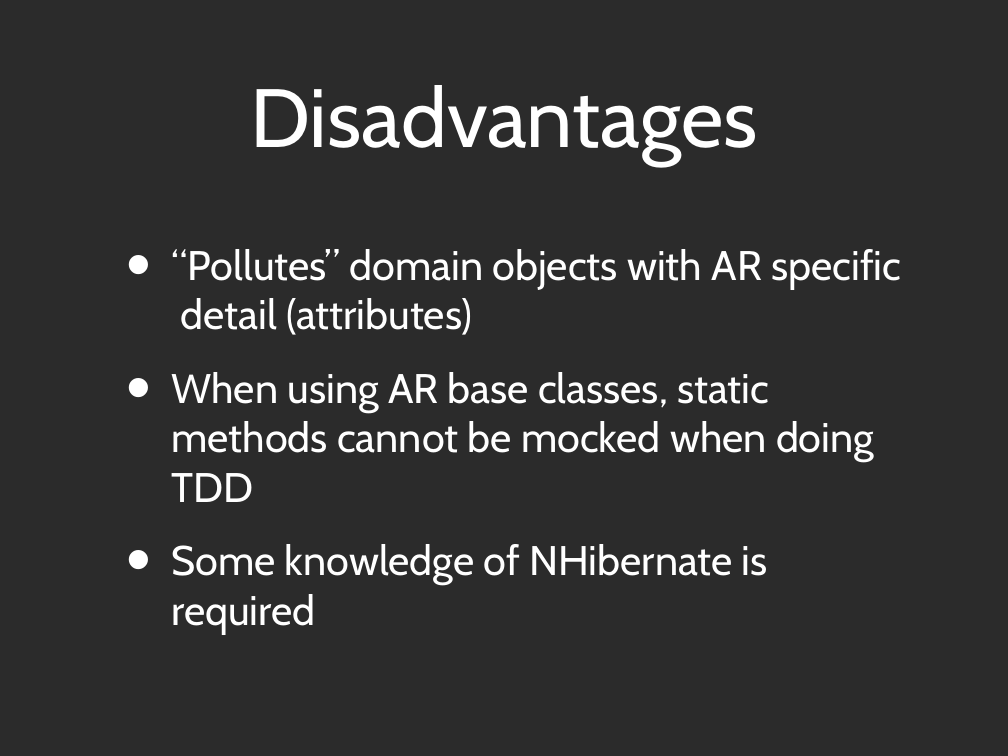
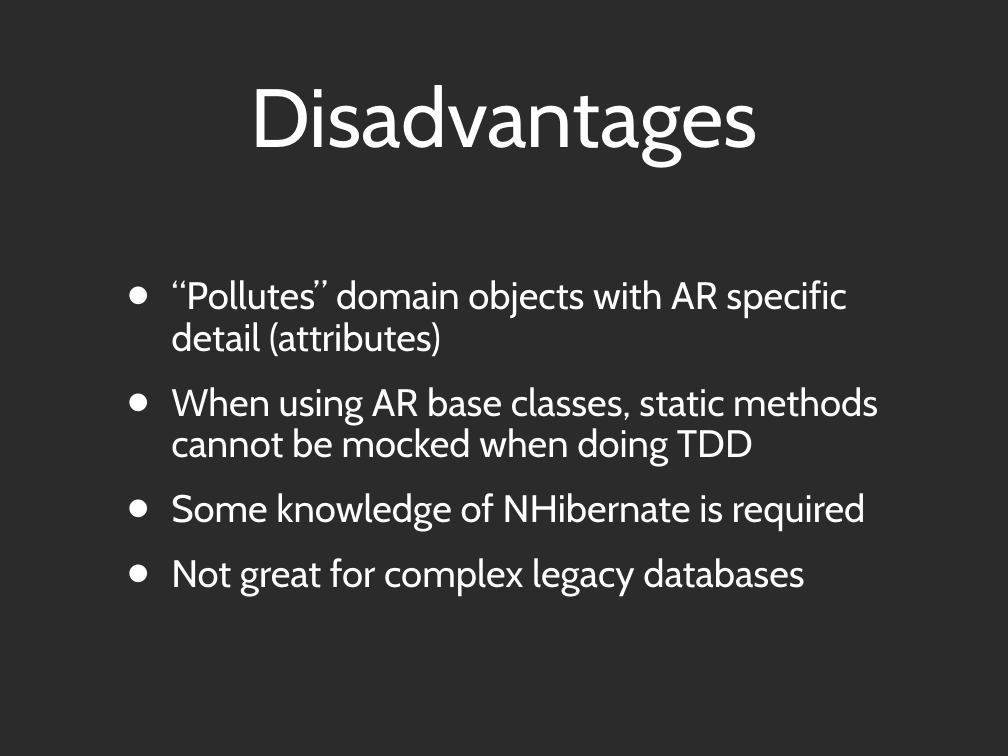
Before and after one commit to andypike/Talks, a slide deck: slide 8 of ORMBattle-Castle-ActiveRecord/ORMBattle-ActiveRecord.ppt. Drawn at 1008x756 pixels with LibreOffice and Linux fonts; fonts in the diff are those of the drawing; background and template pictures are left out; a plain dark background stands for a picture behind light text. Boxes give left, top, right and bottom in pixels: in the first picture for what was removed or moved away, otherwise in the second. Text is boxed around its words. In the diff, an @@ line names an element or a change of style, - is before the commit and + after.

```diff
--- a/ORMBattle-Castle-ActiveRecord/ORMBattle-ActiveRecord.ppt
+++ b/ORMBattle-Castle-ActiveRecord/ORMBattle-ActiveRecord.ppt
@@ text at (171,280,878,531): size 42 to 38.9 pt in "“Pollutes” domain objects with AR specific detail ...", "When using AR base classes, static methods ...", "Some knowledge of NHibernate is required"; line spacing 1 to 0.9 @@
@@ text at (171,558,804,596): paragraph added @@
+• Not great for complex legacy databases
```
Also in this commit, not shown: 3 other slides changed, 1 slide added, 1 slide removed, 1 other file.
